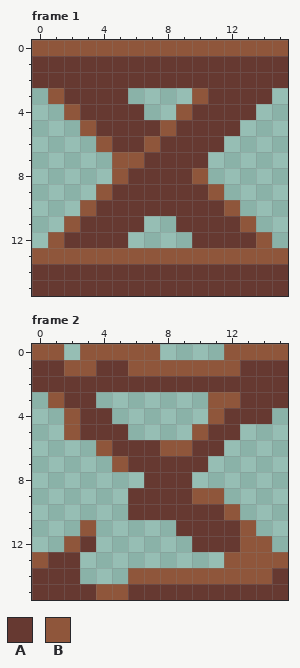
Pixel-art file: art/rustybridge.ase. The first picture shows the starting point.
16x16 pixels, 3 frames. Shown: frame 1, frame 2.
Palette (. is transparent): A #663931  B #8f563b
Pixels before, frame 1, first column x 0:
 0 BBBBBBBBBBBBBBBB
 1 AAAAAAAAAAAAAAAA
 2 AAAAAAAAAAAAAAAA
 3 .BAAAA....BAAAA.
 4 ..BAAAA..BAAAA..
 5 ...BAAAABAAAA...
 6 ....BAABAAAA....
 7 .....BBAAAA.....
 8 .....BAAAAB.....
 9 ....BAAAAAAB....
10 ...BAAAAAAAAB...
11 ..BAAAA..AAAAB..
12 .BAAAA....AAAAB.
13 BBBBBBBBBBBBBBBB
14 AAAAAAAAAAAAAAAA
15 AAAAAAAAAAAAAAAA
Pixels before, frame 2, first column x 0:
 0 BB.BBBBB....BBBB
 1 AABBAABBBBBBBAAA
 2 AAAAAAAAAAAAAAAA
 3 .BAA.......BBAAA
 4 ..BAA......BAAA.
 5 ..BAAA....BAA...
 6 ....BAAABBAA....
 7 .....BAAAAA.....
 8 .......AAA......
 9 ......AAAABB....
10 ......AAAAAAB...
11 ...B.....AAAAB..
12 ..BA......AAABB.
13 BAA.........BBBB
14 AAA...BBBBBBBBBA
15 AAAABBAAAAAAAAAA
Once edited:
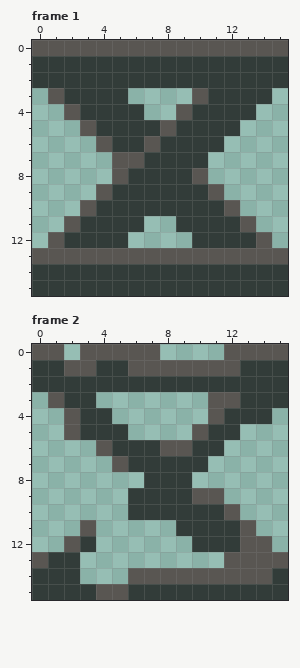
Changes in this commit:
colour A: #663931 -> #323c39
colour B: #8f563b -> #595652
Where, in picture pixels (left, top, right, bottom), the same in both pictures:
changed: (32, 40, 288, 296)
changed: (32, 344, 288, 600)
